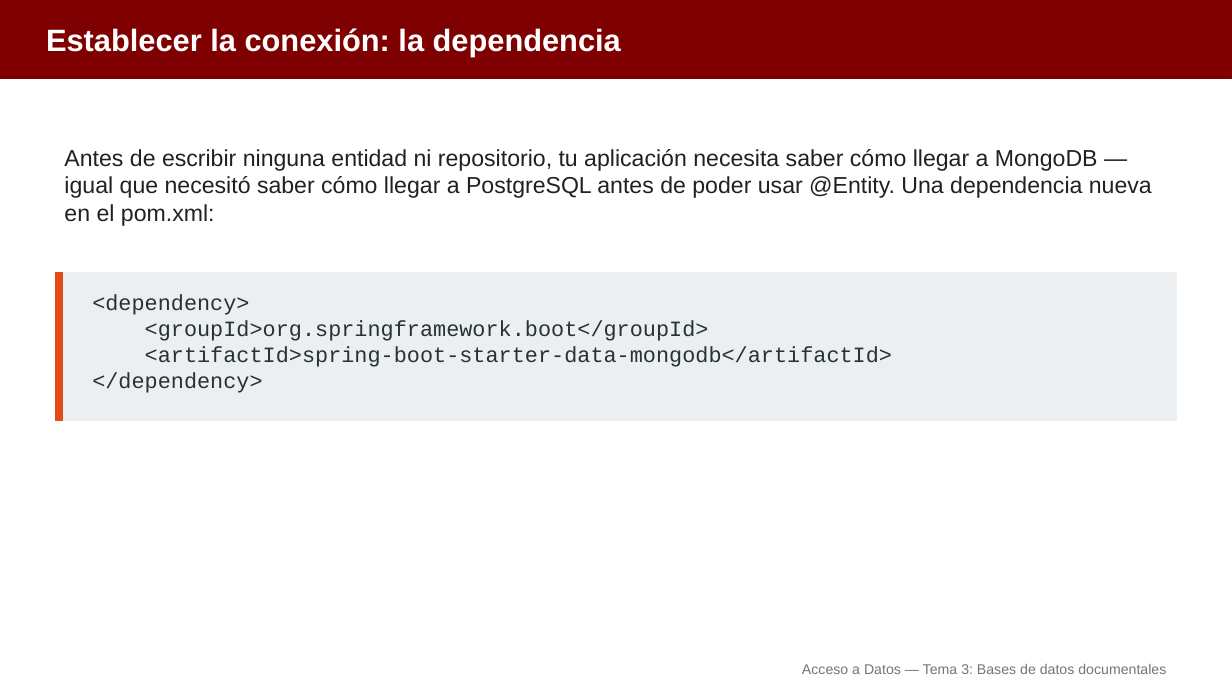
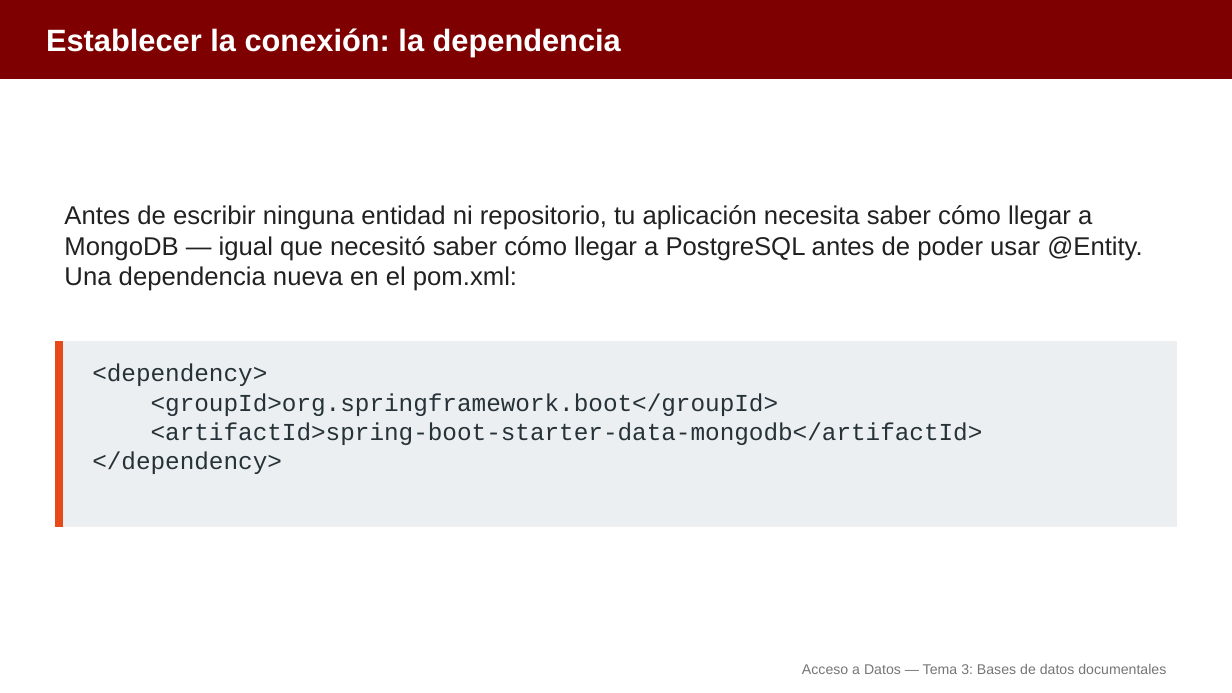
Before and after one commit to aitorventura/acceso-a-datos, a slide deck: slide 14 of tema3/diapositivas/conexion-mongodb.pptx. Drawn at 1232x693 pixels with LibreOffice and Linux fonts; fonts in the diff are those of the drawing. Boxes give left, top, right and bottom in pixels: in the first picture for what was removed or moved away, otherwise in the second. Text is boxed around its words. In the diff, an @@ line names an element or a change of style, - is before the commit and + after.

```diff
--- a/tema3/diapositivas/conexion-mongodb.pptx
+++ b/tema3/diapositivas/conexion-mongodb.pptx
@@ text "Antes de escribir ninguna entidad ...": place and size @@
-text "Antes de escribir ninguna entidad ..." at <box>64,149,1152,226</box>
+text "Antes de escribir ninguna entidad ..." at <box>64,205,1143,291</box>
@@ text "Antes de escribir ninguna entidad ..." at <box>64,205,1143,291</box>: size 18 to 20 pt @@
@@ rectangle: place and size @@
-rectangle at <box>55,273,1177,421</box>
+rectangle at <box>55,342,1177,527</box>
@@ rectangle: place and size @@
-rectangle at <box>55,273,63,421</box>
+rectangle at <box>55,342,63,527</box>
@@ text "<dependency>": place and size @@
-text "<dependency>" at <box>92,294,892,393</box>
+text "<dependency>" at <box>92,364,983,474</box>
@@ text "<dependency>" at <box>92,364,983,474</box>: size 17 to 19 pt @@
```
Also in this commit, not shown: 26 other slides changed, 15 other files.
